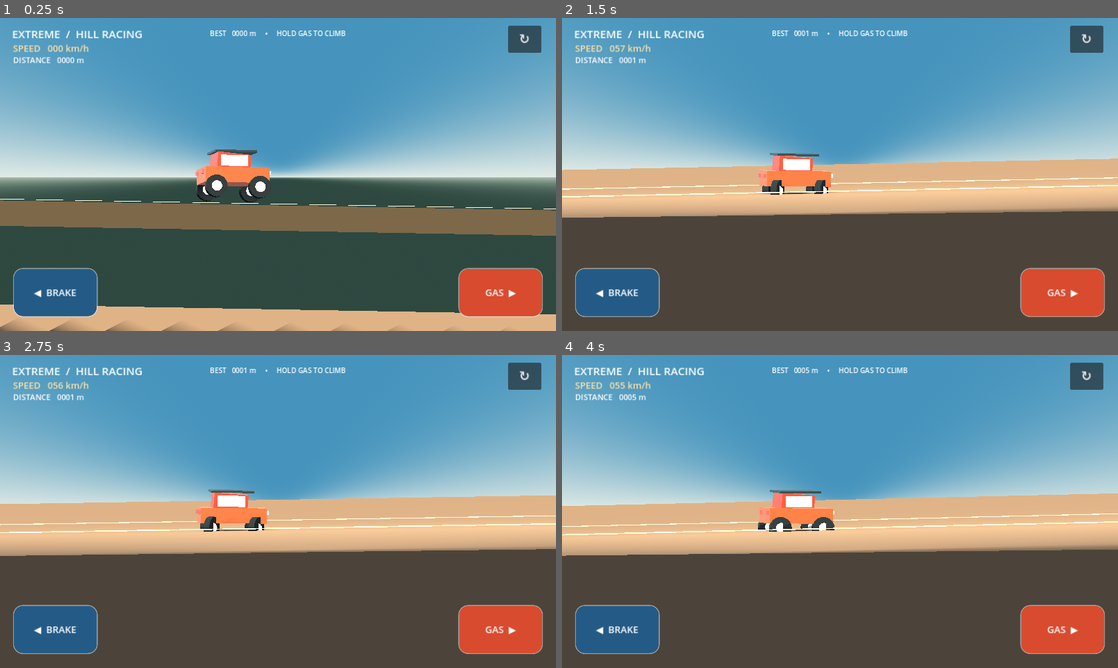
Above: before the commit, frames 1-4 (two rows, left to right).
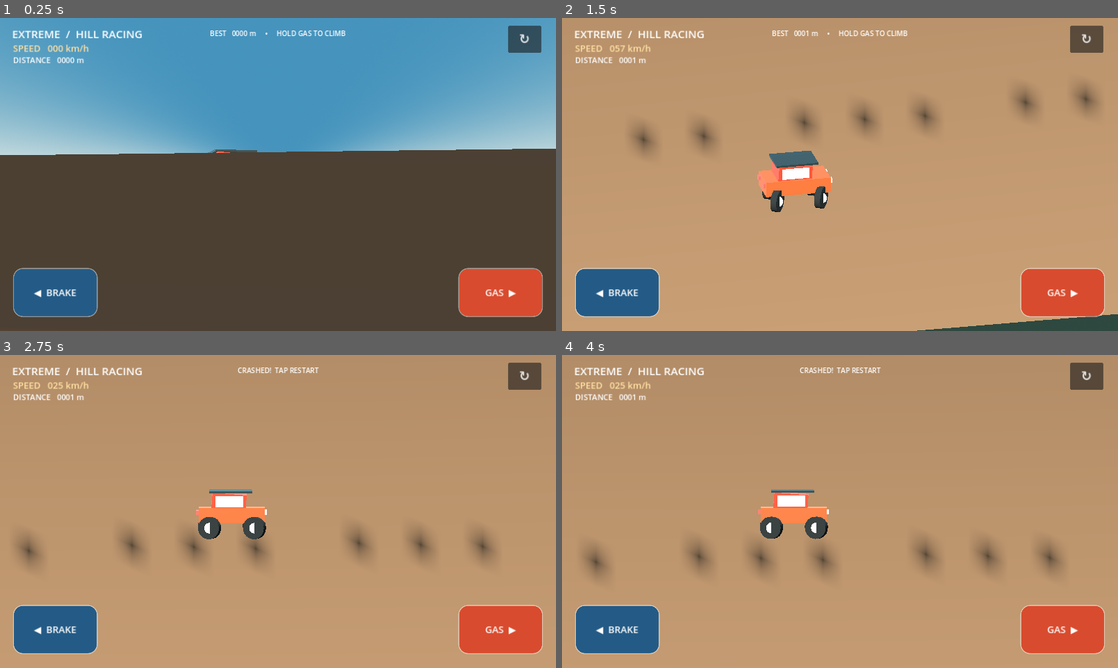
Above: after the commit, the same moments.

Repository: mahdialloui01-art/Extreme-Hill-Racing
Game: Godot game, scene res://scenes/main.tscn
Two runs of this game, one before a commit and one after it. Both use one fixed random seed, a clock stepped at 60 frames per second and the inputs below.
Inputs:
- Up to frame 1 (0.25 s): no input
- Up to frame 2 (1.5 s): hold Right 0.53-1.28 s; hold Left from 1.28 s (still down)
- Up to frame 3 (2.75 s): release Left at 2.03 s; hold Right from 2.03 s (still down)
- Up to frame 4 (4 s): release Right at 3.53 s; hold Left from 3.53 s (still down)

The runs differ from the first frame. In frame 1, 51% of the frame differs, in the area x 0-100%, y 41-100%; in frame 2, 93%; in frame 3, 93%; in frame 4, 93%, in the area x 0-100%, y 0-100%.

Commit message:
Correct terrain top-face winding for upward normals

Diff:
--- a/scripts/terrain_3d.gd
+++ b/scripts/terrain_3d.gd
@@ -29,8 +29,8 @@
 		var b := Vector3(x2, h2, -HALF_WIDTH)
 		var c := Vector3(x2, h2, HALF_WIDTH)
 		var d := Vector3(x, h1, HALF_WIDTH)
-		_add_triangle(st, faces, a, c, b)
-		_add_triangle(st, faces, a, d, c)
+		_add_triangle(st, faces, a, b, c)
+		_add_triangle(st, faces, a, c, d)
 		_add_triangle(st, faces, d, c, Vector3(x2, BOTTOM_Y, HALF_WIDTH))
 		_add_triangle(st, faces, d, Vector3(x2, BOTTOM_Y, HALF_WIDTH), Vector3(x, BOTTOM_Y, HALF_WIDTH))
 		_add_triangle(st, faces, b, a, Vector3(x, BOTTOM_Y, -HALF_WIDTH))
